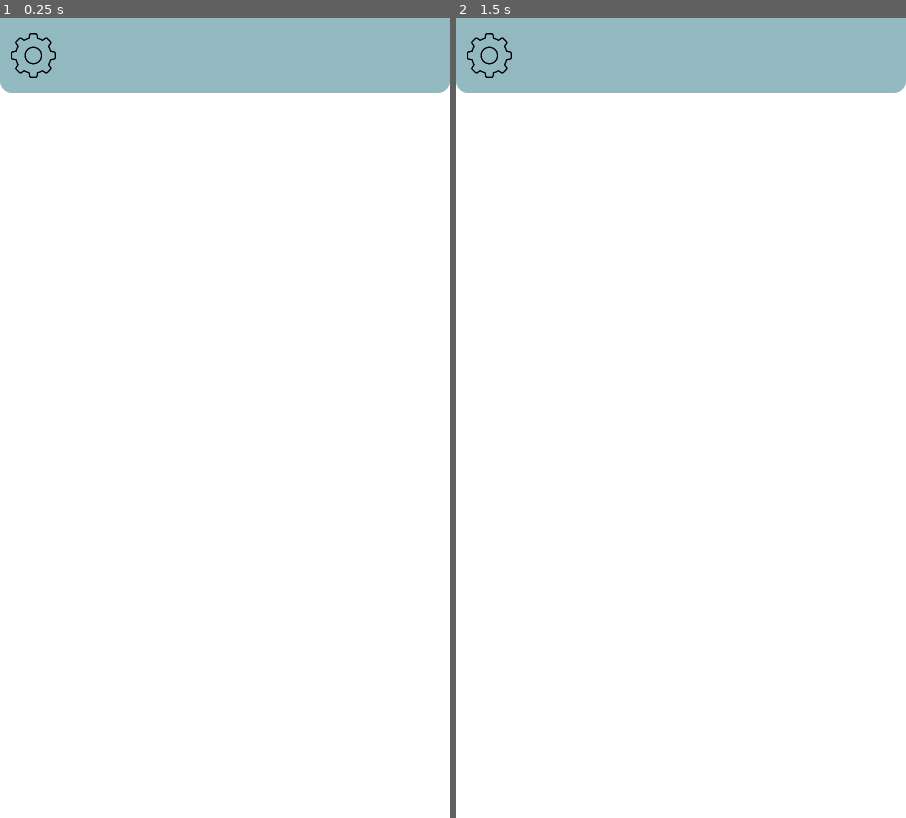
Above: before the commit, frames 1-2 (left to right).
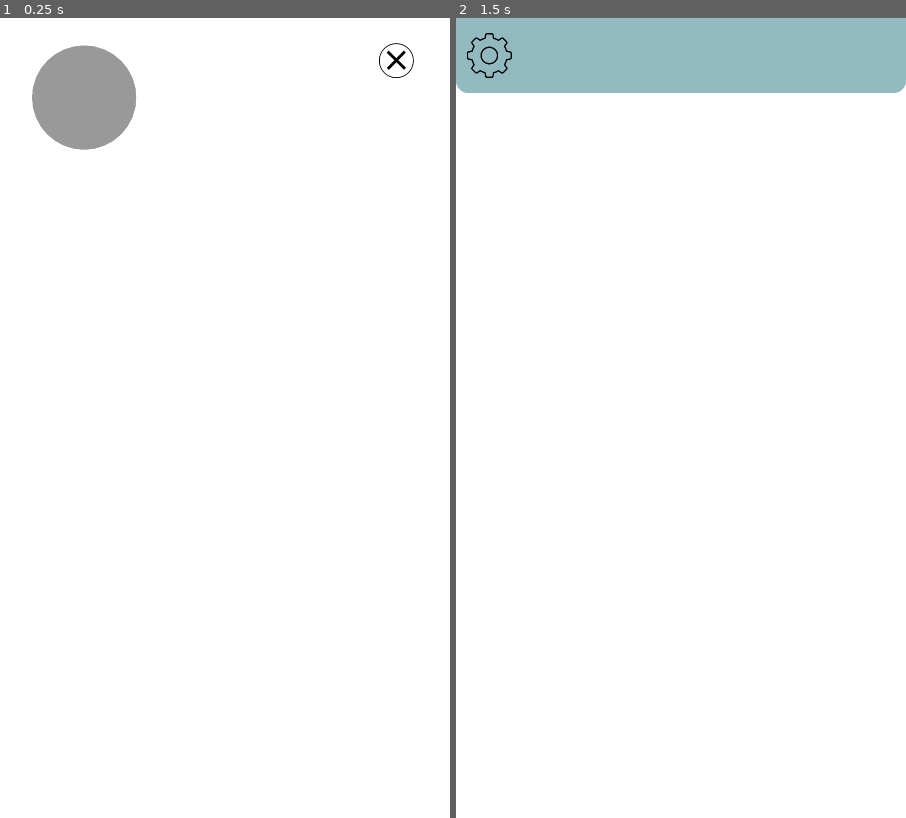
Above: after the commit, the same moments.

Repository: Big-Cheung/LAHacks2021
Game: Godot game, scene res://Base.tscn
The game is run twice, just before and just after one commit, with the same random seed, the same clock (stepped at 60 frames per second) and the same inputs.
Inputs (mouse positions are in pixels of both pictures, inside the frame that each line leads up to):
- Up to frame 1 (0.25 s): no input
- Up to frame 2 (1.5 s): click (852, 58) at 0.52 s; tap Enter at 1.25 s; move the mouse to (780, 378) at 1.27 s; hold W from 1.28 s (still down); click (780, 378) at 1.42 s

The runs differ from the first frame. In frame 1, 11% of the frame differs, in the area x 0-100%, y 0-17%; in frame 2, nothing differs.

Commit message:
Connect Profile Page to Main

Diff:
--- a/Base.tscn
+++ b/Base.tscn
@@ -1,14 +1,7 @@
-[gd_scene load_steps=4 format=2]
+[gd_scene load_steps=3 format=2]
 
 [ext_resource path="res://MainPage.tscn" type="PackedScene" id=1]
-[ext_resource path="res://Icons/x-button.png" type="Texture" id=2]
-
-[sub_resource type="StyleBoxFlat" id=1]
-bg_color = Color( 0.768627, 0.768627, 0.768627, 1 )
-corner_radius_top_left = 100
-corner_radius_top_right = 100
-corner_radius_bottom_right = 100
-corner_radius_bottom_left = 100
+[ext_resource path="res://ProfilePage.tscn" type="PackedScene" id=2]
 
 [node name="Base" type="Control"]
 anchor_right = 1.0
@@ -19,44 +12,4 @@
 
 [node name="MainPage" parent="." instance=ExtResource( 1 )]
 
-[node name="ProfilePage" type="Control" parent="."]
-visible = false
-margin_right = 1080.0
-margin_bottom = 1920.0
-__meta__ = {
-"_edit_use_anchors_": false
-}
-
-[node name="ColorRect" type="ColorRect" parent="ProfilePage"]
-margin_right = 1080.0
-margin_bottom = 1920.0
-__meta__ = {
-"_edit_use_anchors_": false
-}
-
-[node name="Panel" type="Panel" parent="ProfilePage"]
-anchor_left = 0.161
-anchor_top = 0.1
-anchor_right = 0.161
-anchor_bottom = 0.1
-margin_left = -99.9235
-margin_top = -99.5893
-margin_right = 100.076
-margin_bottom = 100.411
-custom_styles/panel = SubResource( 1 )
-__meta__ = {
-"_edit_use_anchors_": false
-}
-
-[node name="x-button" type="Sprite" parent="ProfilePage"]
-position = Vector2( 950, 100 )
-scale = Vector2( 0.478645, 0.478645 )
-texture = ExtResource( 2 )
-
-[node name="Settings" type="Control" parent="."]
-visible = false
-margin_right = 40.0
-margin_bottom = 40.0
-__meta__ = {
-"_edit_use_anchors_": false
-}
+[node name="ProfilePage" parent="." instance=ExtResource( 2 )]
--- a/MainPage.tscn
+++ b/MainPage.tscn
@@ -1,12 +1,12 @@
 [gd_scene load_steps=10 format=2]
 
 [ext_resource path="res://Icons/settings-wheel.png" type="Texture" id=1]
-[ext_resource path="res://Container.gd" type="Script" id=2]
-[ext_resource path="res://Button.gd" type="Script" id=3]
+[ext_resource path="res://Scripts/MenuContainerScript.gd" type="Script" id=2]
+[ext_resource path="res://Scripts/MenuButtonScript.gd" type="Script" id=3]
 [ext_resource path="res://Style/HomeMenu/HomeMenuDefault.tres" type="StyleBox" id=4]
 [ext_resource path="res://Style/HomeMenu/HomeMenuHover.tres" type="StyleBox" id=5]
 [ext_resource path="res://Style/HomeMenu/HomeMenuPress.tres" type="StyleBox" id=6]
-[ext_resource path="res://Profile.gd" type="Script" id=7]
+[ext_resource path="res://ProfilePageButtonScript.gd" type="Script" id=7]
 
 [sub_resource type="GDScript" id=1]
 script/source = "extends ColorRect
--- /dev/null
+++ b/ProfilePage.tscn
@@ -0,0 +1,81 @@
+[gd_scene load_steps=7 format=2]
+
+[ext_resource path="res://Icons/x-button.png" type="Texture" id=1]
+[ext_resource path="res://Scripts/CloseMenuButtonScript.gd" type="Script" id=2]
+
+[sub_resource type="StyleBoxFlat" id=1]
+corner_radius_top_left = 125
+corner_radius_top_right = 125
+corner_radius_bottom_right = 125
+corner_radius_bottom_left = 125
+
+[sub_resource type="StyleBoxFlat" id=2]
+bg_color = Color( 0.764706, 0.764706, 0.764706, 1 )
+corner_radius_top_left = 42
+corner_radius_top_right = 42
+corner_radius_bottom_right = 42
+corner_radius_bottom_left = 42
+
+[sub_resource type="StyleBoxFlat" id=3]
+bg_color = Color( 0.521569, 0.521569, 0.521569, 1 )
+corner_radius_top_left = 42
+corner_radius_top_right = 42
+corner_radius_bottom_right = 42
+corner_radius_bottom_left = 42
+
+[sub_resource type="StyleBoxFlat" id=4]
+bg_color = Color( 1, 1, 1, 1 )
+corner_radius_top_left = 42
+corner_radius_top_right = 42
+corner_radius_bottom_right = 42
+corner_radius_bottom_left = 42
+
+[node name="ProfilePage" type="Control"]
+anchor_right = 1.0
+anchor_bottom = 1.0
+__meta__ = {
+"_edit_use_anchors_": false
+}
+
+[node name="ColorRect" type="ColorRect" parent="."]
+margin_right = 1080.0
+margin_bottom = 1920.0
+__meta__ = {
+"_edit_use_anchors_": false
+}
+
+[node name="Panel" type="Panel" parent="."]
+anchor_left = 0.187
+anchor_top = 0.099
+anchor_right = 0.187
+anchor_bottom = 0.099
+margin_left = -124.598
+margin_top = -124.49
+margin_right = 125.402
+margin_bottom = 125.51
+custom_styles/panel = SubResource( 1 )
+__meta__ = {
+"_edit_use_anchors_": false
+}
+
+[node name="Button" type="Button" parent="."]
+anchor_left = 0.881
+anchor_top = 0.053
+anchor_right = 0.881
+anchor_bottom = 0.053
+margin_left = -42.48
+margin_top = -41.76
+margin_right = 42.52
+margin_bottom = 42.24
+custom_styles/hover = SubResource( 2 )
+custom_styles/pressed = SubResource( 3 )
+custom_styles/normal = SubResource( 4 )
+script = ExtResource( 2 )
+__meta__ = {
+"_edit_use_anchors_": false
+}
+
+[node name="x-button" type="Sprite" parent="."]
+position = Vector2( 950, 100 )
+scale = Vector2( 0.520689, 0.520689 )
+texture = ExtResource( 1 )
--- a/VBoxContainer.gd
+++ b/ProfilePageButtonScript.gd
@@ -1,4 +1,4 @@
-extends VBoxContainer
+extends Button
 
 
 # Declare member variables here. Examples:
@@ -7,8 +7,11 @@
 
 
 # Called when the node enters the scene tree for the first time.
-func _ready():
-	pass # Replace with function body.
+func _init():
+	self.connect("pressed", self, "_button_pressed")
+
+func _button_pressed():
+	get_tree().change_scene("res://ProfilePage.tscn")
 
 
 # Called every frame. 'delta' is the elapsed time since the previous frame.
--- a/Profile.gd
+++ b/Scripts/CloseMenuButtonScript.gd
@@ -1,4 +1,4 @@
-
+extends Button
 
 
 # Declare member variables here. Examples:
@@ -8,8 +8,10 @@
 
 # Called when the node enters the scene tree for the first time.
 func _init():
-	self.visible = true
-	self.paused = true
+	self.connect("pressed", self, "_button_pressed")
+
+func _button_pressed():
+	get_tree().change_scene("res://MainPage.tscn")
 
 
 # Called every frame. 'delta' is the elapsed time since the previous frame.
Renamed: Button.gd -> Scripts/MenuButtonScript.gd
Renamed: Container.gd -> Scripts/MenuContainerScript.gd
